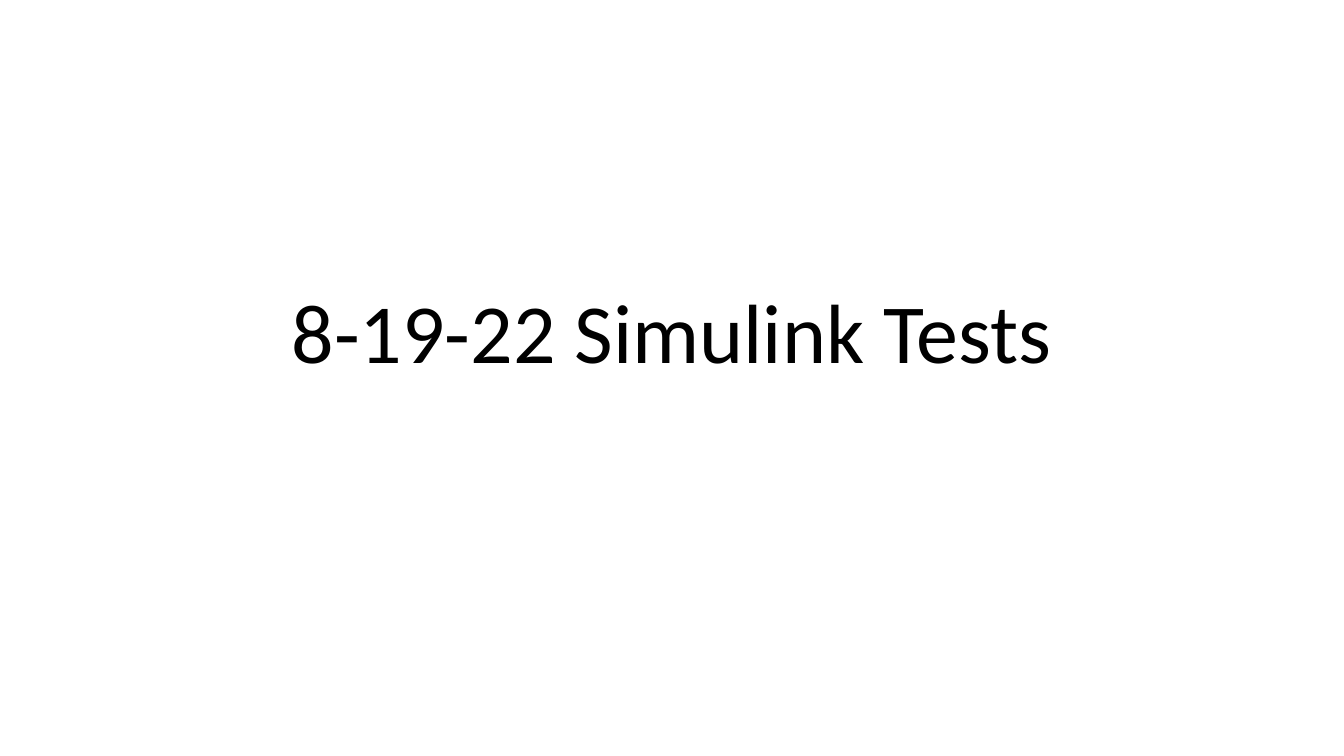
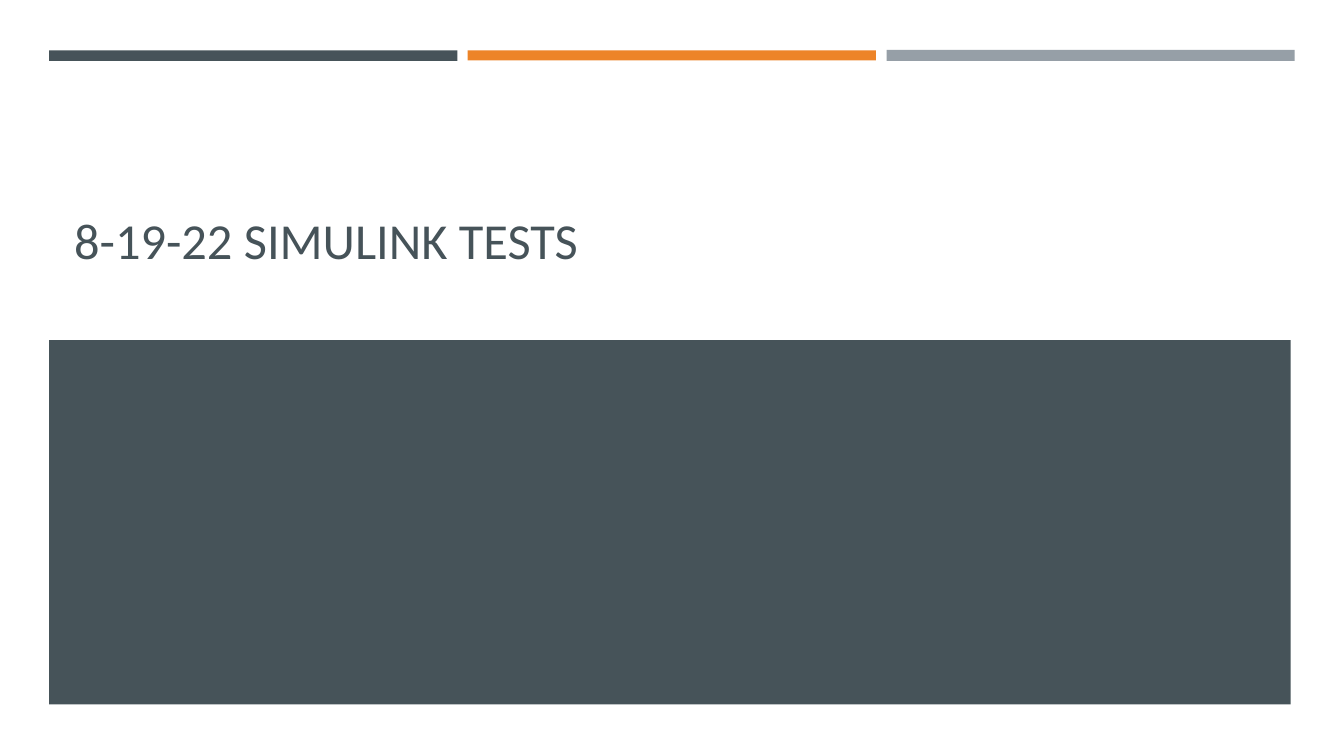
Before and after one commit to willgraham345/flightSimulator, a slide deck: slide 1 of Progress Presentations/8-19-22 Simulink Tests.pptx. Drawn at 1344x756 pixels with LibreOffice and Linux fonts; fonts in the diff are those of the drawing. Boxes give left, top, right and bottom in pixels: in the first picture for what was removed or moved away, otherwise in the second. Text is boxed around its words. In the diff, an @@ line names an element or a change of style, - is before the commit and + after.

```diff
--- a/Progress Presentations/8-19-22 Simulink Tests.pptx
+++ b/Progress Presentations/8-19-22 Simulink Tests.pptx
@@ rectangle added at (49,50,458,60), fill #465359 @@
@@ rectangle added at (468,50,876,60), fill #ED8428 @@
@@ rectangle added at (886,50,1295,62), fill #969FA7 @@
@@ title at (74,224,578,260): text changed; size 60 to 36 pt; text colour #000000 to #465359 @@
-8-19-22 Simulink Tests
+8-19-22 SIMULINK TESTS
@@ rectangle added at (49,340,1292,704), fill #465359 @@
```
Also in this commit, not shown: 3 other slides changed, 1 slide added, 1 slide removed, 4 other files.
